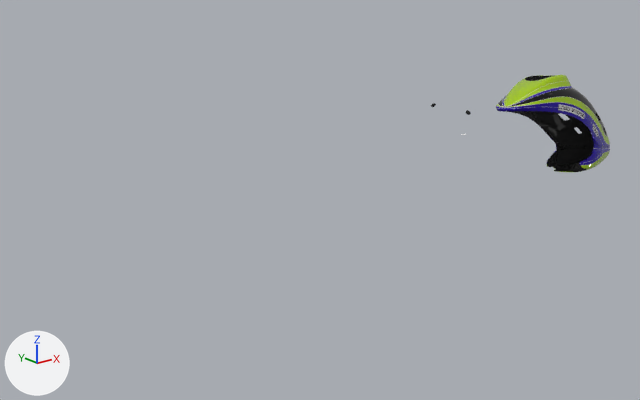
A saved change to the FBX model HoverHere/Assets/Helicopters_Available/Logo600SE_V3/Resources/Logo600SE_V3_Setup_001/Prefabs/Logo600SE_V3_setup_001.fbx.
One viewpoint serves both versions: a 50 mm lens placed at (-1.382, -1.242, 0.428), pointed at (-0.32, 0.086, -0.103). Arrows for +X, +Y and +Z are at lower left; the lights stay in place. Where no turn or scale is listed for an object, it has been applied to the vertices.

The older version as bpy lines, for what is in view:
```python
me_assem_logo600se_003 = bpy.data.meshes.new('Assem LOGO600SE.003')
me_assem_logo600se_003.from_pydata(...)  # 3733 vertices, 6163 faces; spans x -0.144..0.318, y -0.057..0.076, z -0.148..0.102
me_assem_logo600se_003.materials.append(mat_canopy_a)  # picture img_logo600se_v3_canopy_000_a_png
me_assem_logo600se_004 = bpy.data.meshes.new('Assem LOGO600SE.004')
me_assem_logo600se_004.from_pydata(...)  # 1819 vertices, 2270 faces; spans x -0.143..0.316, y -0.056..0.074, z -0.148..0.102
me_assem_logo600se_004.materials.append(mat_canopy_a)  # picture img_logo600se_v3_canopy_000_a_png
ob_canopy = bpy.data.objects.new('Canopy', me_assem_logo600se_003)
ob_canopy.location = (0.256, -0.001, -0.004)
ob_canopy_interior = bpy.data.objects.new('Canopy_Interior', me_assem_logo600se_004)
ob_canopy_interior.location = (0.256, -0.001, -0.004)
```
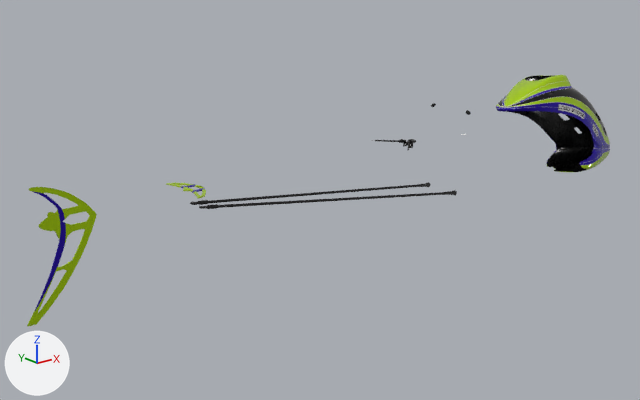
Changed parts and their boxes (x1, y1, x2, y2) in the pictures (640 x 400 px):
'Fin_rear_large', added (green)
    after: (27, 187, 97, 327)
'LOGO600SE - Kugelgelenk Gross-1', added
    after: (190, 182, 457, 209)
'Fin_small', added
    after: (166, 182, 206, 199)
'antenna_protection', added
    after: (371, 139, 416, 151)
    faces in mat_black (black #0e0e0e): (375, 139, 416, 149)

Edits to the bpy script that builds the scene:
```text
Add mat_black:
    mat_black = principled_material('Black')
    mat_black.base_color = (0.00424, 0.00424, 0.00424)  # black #0e0e0e
    mat_black.roughness = 0.4
Add mat_alu:
    mat_alu = principled_material('Alu')
    mat_alu.base_color = (0.8, 0.8, 0.8)  # white #e7e7e7
    mat_alu.metallic = 0.882
    mat_alu.roughness = 0.127
Add mat_kugelgelenk:
    mat_kugelgelenk = principled_material('Kugelgelenk')
    mat_kugelgelenk.base_color = (0.00451, 0.00451, 0.00451)  # black #0e0e0e
    mat_kugelgelenk.roughness = 0.555
Add me_logo600se_v3_001:
    me_logo600se_v3_001.from_pydata(...)  # 153 vertices, 106 faces; spans x -0.2402..-0.1729, y -0.0539..0.0539, z -0.0091..0.0056
    # faces by material slot: [90, 16]
    me_logo600se_v3_001.materials.append(mat_black)  # black #0e0e0e
    me_logo600se_v3_001.materials.append(mat_alu)  # white #e7e7e7
Add me_plane_010:
    me_plane_010.from_pydata(...)  # 260 vertices, 389 faces; spans x -0.061..0.066, y 0.014..0.016, z -0.167..0.051
    me_plane_010.materials.append(mat_canopy_a)  # picture img_logo600se_v3_canopy_000_a_png
Add me_logo600se___kugelgelenk_gross_1_002:
    me_logo600se___kugelgelenk_gross_1_002.from_pydata(...)  # 392 vertices, 320 faces; spans x -1.032..-0.431, y -0.041..0.041, z -0.029..0.059
    me_logo600se___kugelgelenk_gross_1_002.materials.append(mat_kugelgelenk)  # black #0e0e0e
Add me_plane_009:
    me_plane_009.from_pydata(...)  # 100 vertices, 160 faces; spans x -0.0257..0.0144, y -0.052..0.052, z 0.0134..0.0154
    me_plane_009.materials.append(mat_canopy_a)  # picture img_logo600se_v3_canopy_000_a_png
Add ob_antenna_protection:
    ob_antenna_protection = bpy.data.objects.new('antenna_protection', me_logo600se_v3_001)
    ob_antenna_protection.location = (0.025, 0.0, 0.007)
Add ob_fin_rear_large:
    ob_fin_rear_large = bpy.data.objects.new('Fin_rear_large', me_plane_010)
    ob_fin_rear_large.location = (-0.893, 0.0, 0.0)
Add ob_logo600se___kugelgelenk_gross_1:
    ob_logo600se___kugelgelenk_gross_1 = bpy.data.objects.new('LOGO600SE - Kugelgelenk Gross-1', me_logo600se___kugelgelenk_gross_1_002)
    ob_logo600se___kugelgelenk_gross_1.location = (0.375, 0.0, -0.084)
Add ob_fin_small:
    ob_fin_small = bpy.data.objects.new('Fin_small', me_plane_009)
    ob_fin_small.location = (-0.657, 0.0, -0.011)
```
